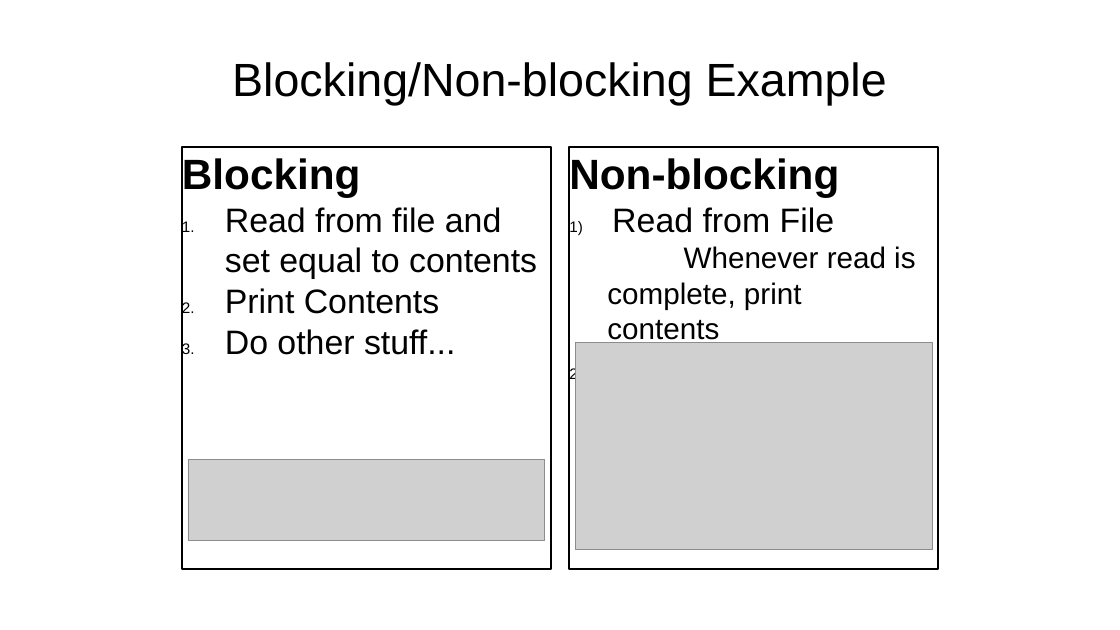
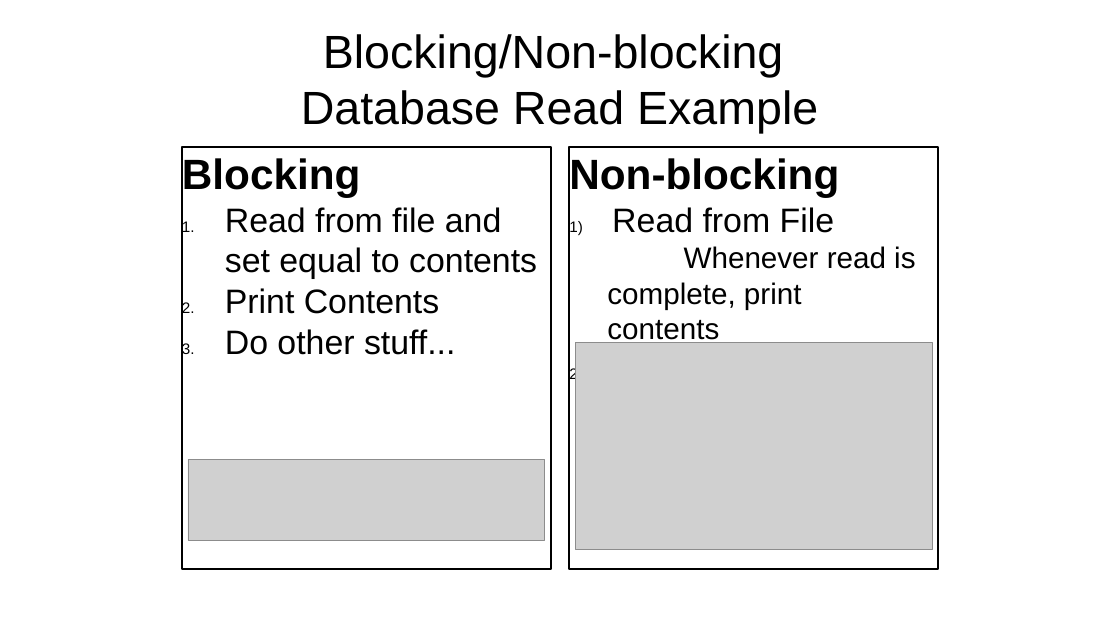
Before and after one commit to diarmuidoconnor/wad2, a slide deck: slide 8 of topic07/talk-1/node-2019.pptx. Drawn at 1120x630 pixels with LibreOffice and Linux fonts; fonts in the diff are those of the drawing; grey boxes stand for pictures. Boxes give left, top, right and bottom in pixels: in the first picture for what was removed or moved away, otherwise in the second. Text is boxed around its words. In the diff, an @@ line names an element or a change of style, - is before the commit and + after.

```diff
--- a/topic07/talk-1/node-2019.pptx
+++ b/topic07/talk-1/node-2019.pptx
@@ text at box(301, 34, 818, 133): text changed @@
-Blocking/Non-blocking Example
+Blocking/Non-blocking
+Database Read Example
```
Also in this commit, not shown: 1 other slide changed, 39 other files.
